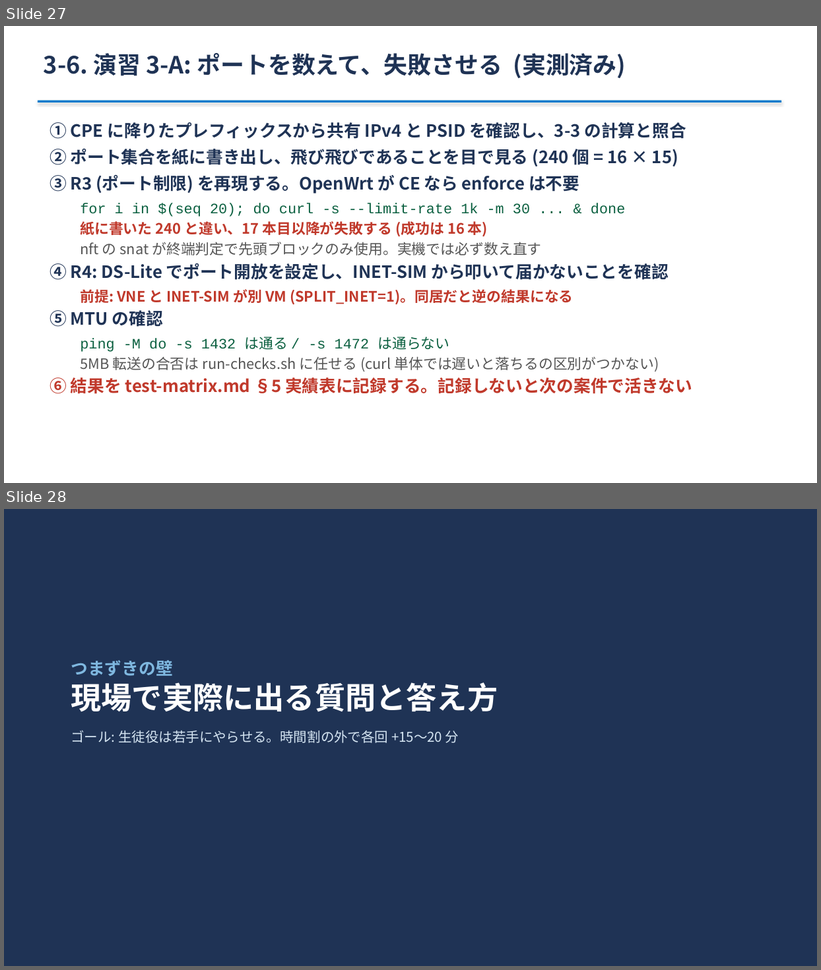
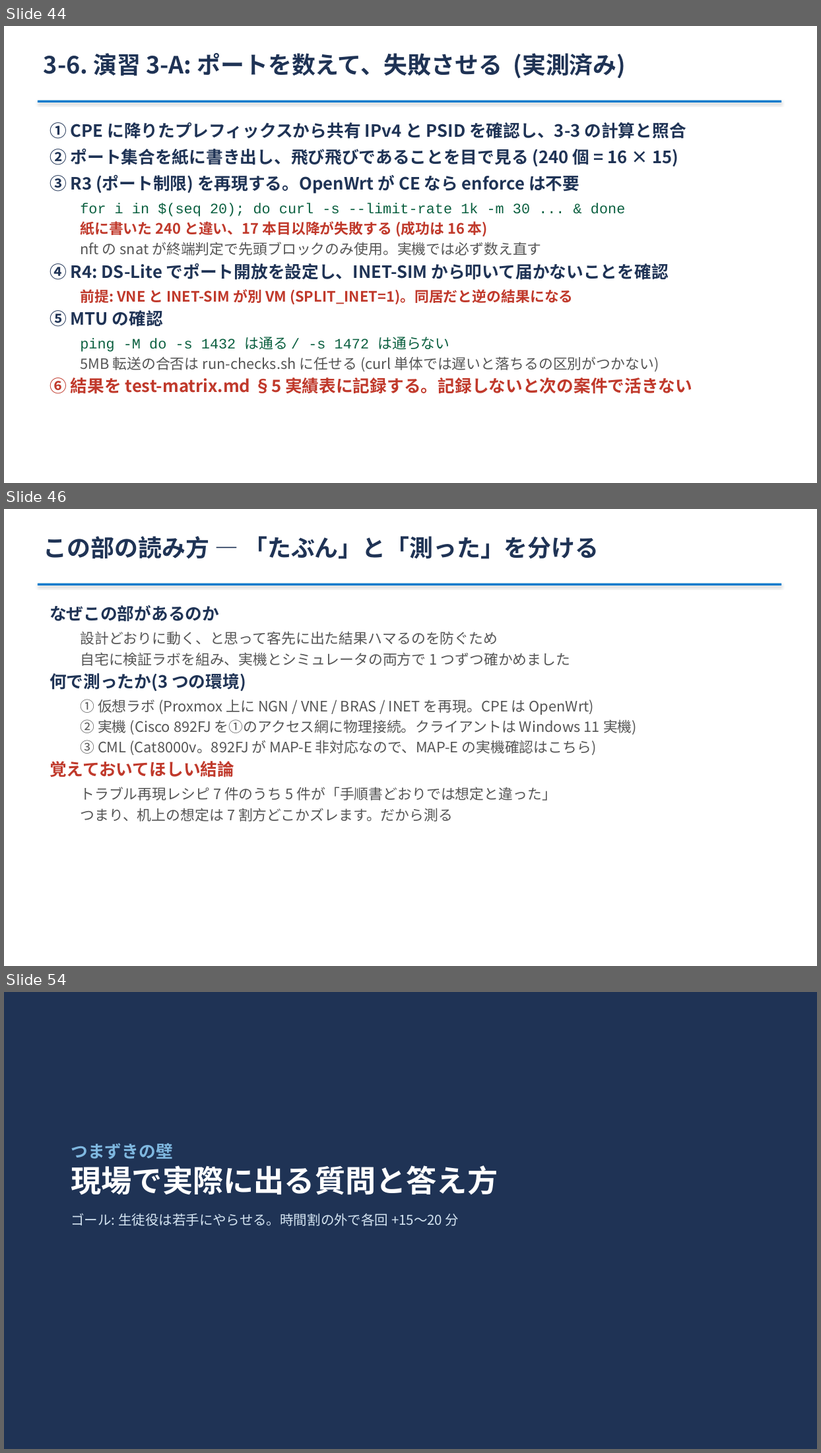
Before and after one commit to ginchankawaii/claude-code-book-template, a slide deck: docs/ipoe-lab/slides/toranomaki.pptx. Shown one above the other, each under a label of ours: slides 27 and 28 before the commit, slides 44, 46 and 54 after it; the slides between them are not shown. The pictures are 821x970 and 821x1453 pixels, drawn with LibreOffice and Linux fonts; fonts in the diff are those of the drawing. Boxes give left, top, right and bottom in pixels: in the first picture for what was removed or moved away, otherwise in the second. Text is boxed around its words. In the diff, an @@ line names an element or a change of style, - is before the commit and + after.

```diff
--- a/docs/ipoe-lab/slides/toranomaki.pptx
+++ b/docs/ipoe-lab/slides/toranomaki.pptx
@@ slide 46 added at <box>4,509,817,966</box>, background #FFFFFF @@
@@ text added at <box>44,536,599,559</box>, 28 pt, text #1F3355, bold @@
+この部の読み方 — 「たぶん」と「測った」を分ける
@@ rectangle added at <box>38,584,781,586</box>, fill #007ACC @@
@@ text added at <box>50,605,637,822</box>, 17 pt, text #555555 @@
+なぜこの部があるのか
+  設計どおりに動く、と思って客先に出た結果ハマるのを防ぐため
+  自宅に検証ラボを組み、実機とシミュレータの両方で 1 つずつ確かめました
+何で測ったか(3 つの環境)
+  ① 仮想ラボ (Proxmox 上に NGN / VNE / BRAS / INET を再現。CPE は OpenWrt)
+  ② 実機 (Cisco 892FJ を①のアクセス網に物理接続。クライアントは Windows 11 実機)
+  ③ CML (Cat8000v。892FJ が MAP-E 非対応なので、MAP-E の実機確認はこちら)
+覚えておいてほしい結論
+  トラブル再現レシピ 7 件のうち 5 件が「手順書どおりでは想定と違った」
+  つまり、机上の想定は 7 割方どこかズレます。だから測る
@@ what was slide 27 is now slide 44 @@
@@ what was slide 28 is now slide 54 @@
```
Also in this commit, not shown: 2 slides changed, 25 other slides added, 3 other files.
